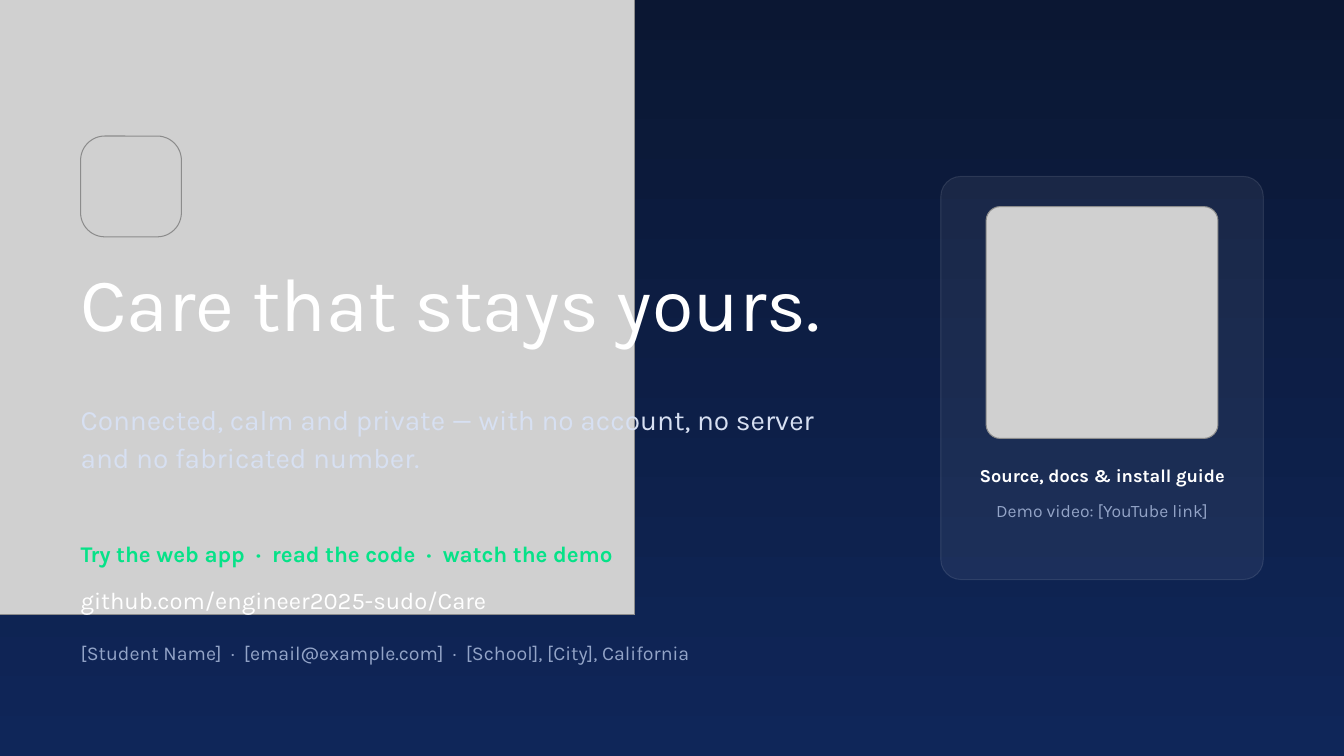
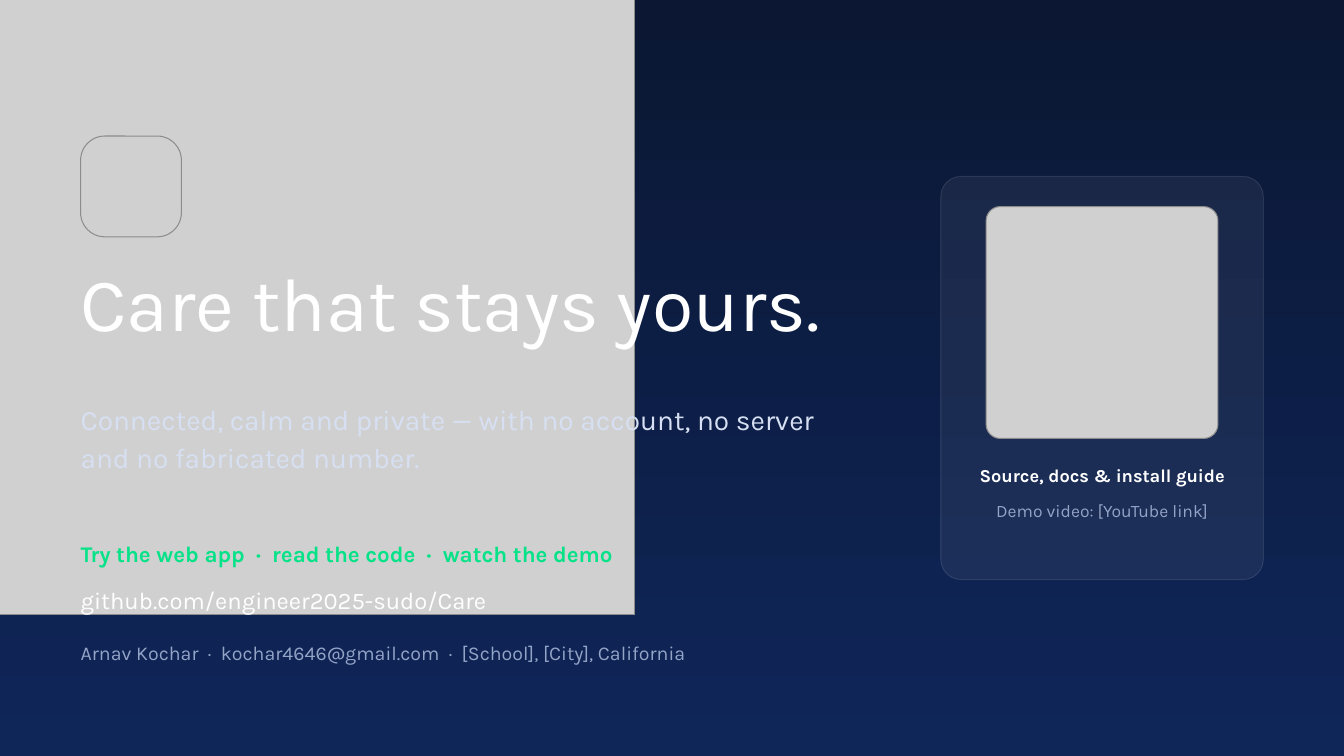
Before and after one commit to engineer2025-sudo/Care, a slide deck: slide 13 of pitch/CareSphere_Congressional_App_Challenge_Deck.pptx. Drawn at 1344x756 pixels with LibreOffice and Linux fonts; fonts in the diff are those of the drawing; grey boxes stand for pictures. Boxes give left, top, right and bottom in pixels: in the first picture for what was removed or moved away, otherwise in the second. Text is boxed around its words. In the diff, an @@ line names an element or a change of style, - is before the commit and + after.

```diff
--- a/pitch/CareSphere_Congressional_App_Challenge_Deck.pptx
+++ b/pitch/CareSphere_Congressional_App_Challenge_Deck.pptx
@@ text at (81, 646, 685, 665): text changed @@
-[Student Name] · [email@example.com] · [School], [City], California
+Arnav Kochar · kochar4646@gmail.com · [School], [City], California
```
Also in this commit, not shown: 3 other slides changed, 19 other files.
